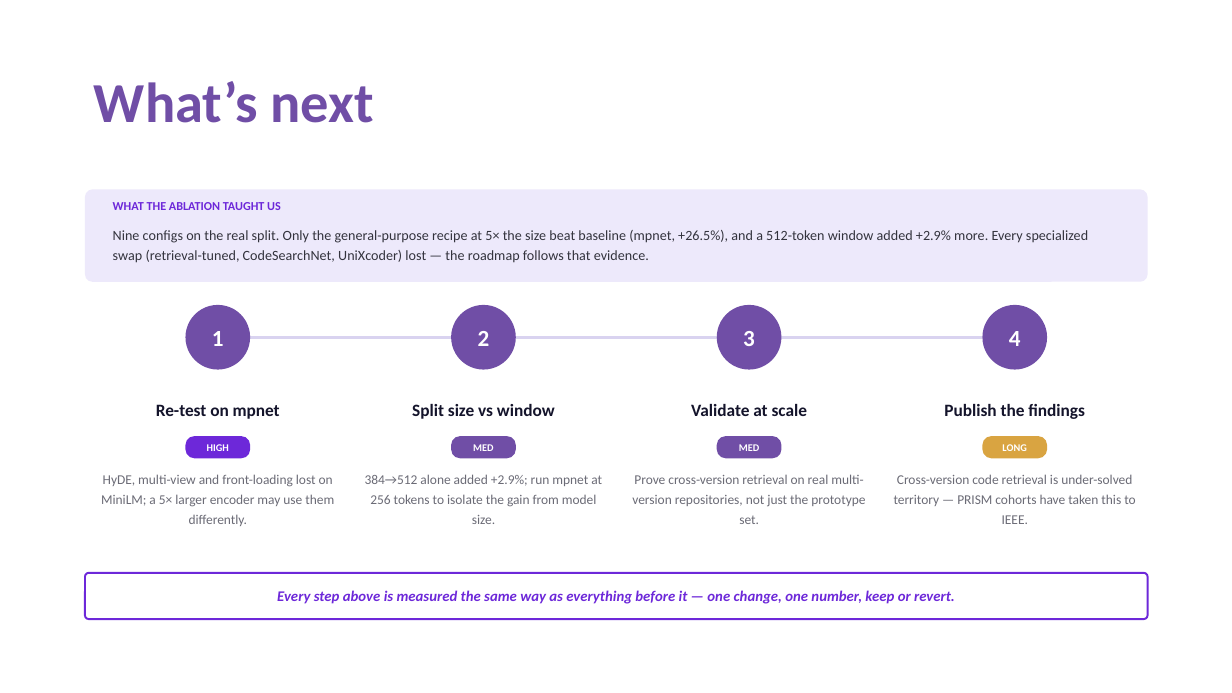
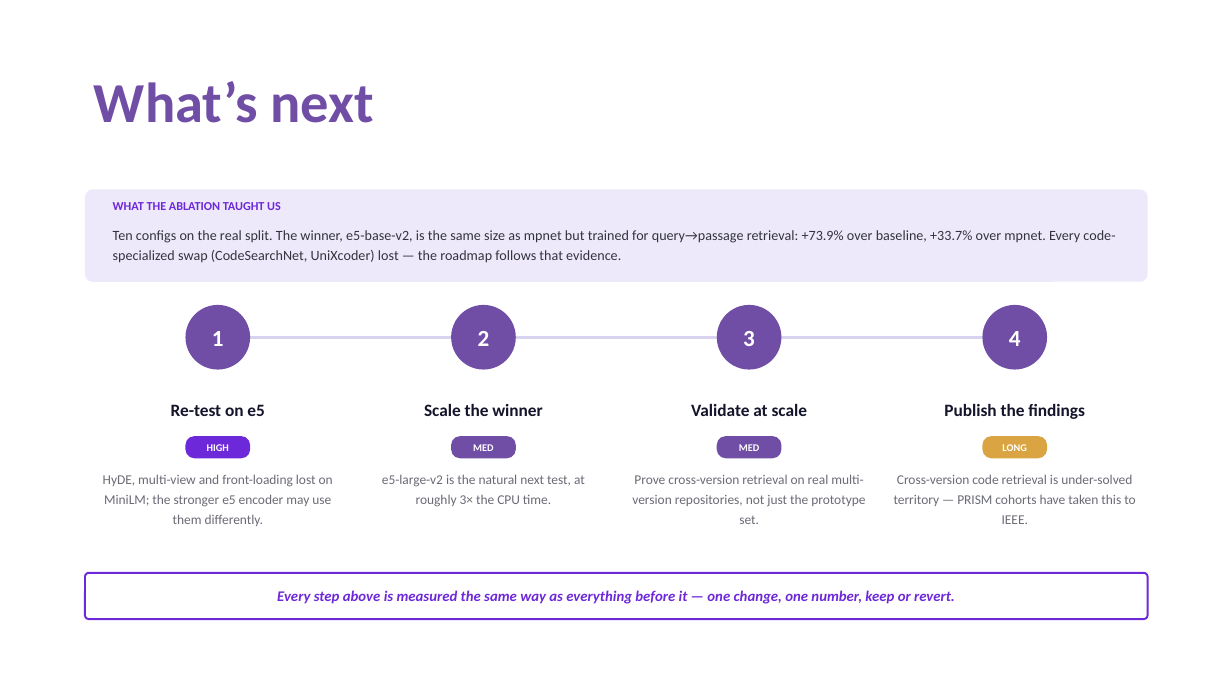
Before and after one commit to Ajha2005/samsung-prism, a slide deck: slide 9 of submission/Thapar_Trace_Submission_ppt.pptx. Drawn at 1232x693 pixels with LibreOffice and Linux fonts; fonts in the diff are those of the drawing. Boxes give left, top, right and bottom in pixels: in the first picture for what was removed or moved away, otherwise in the second. Text is boxed around its words. In the diff, an @@ line names an element or a change of style, - is before the commit and + after.

```diff
--- a/submission/Thapar_Trace_Submission_ppt.pptx
+++ b/submission/Thapar_Trace_Submission_ppt.pptx
@@ text at [113, 230, 1115, 263]: text changed @@
-Nine configs on the real split. Only the general-purpose recipe at 5× the size beat baseline (mpnet, +26.5%), and a 512-token window added +2.9% more. Every specialized swap (retrieval-tuned, CodeSearchNet, UniXcoder) lost — the roadmap follows that evidence.
+Ten configs on the real split. The winner, e5-base-v2, is the same size as mpnet but trained for query→passage retrieval: +73.9% over baseline, +33.7% over mpnet. Every code-specialized swap (CodeSearchNet, UniXcoder) lost — the roadmap follows that evidence.
@@ text at [171, 404, 264, 416]: text changed @@
-Re-test on mpnet
+Re-test on e5
@@ text at [424, 404, 542, 416]: text changed @@
-Split size vs window
+Scale the winner
@@ text at [103, 474, 333, 526]: text changed @@
-HyDE, multi-view and front-loading lost on MiniLM; a 5× larger encoder may use them differently.
+HyDE, multi-view and front-loading lost on MiniLM; the stronger e5 encoder may use them differently.
@@ text at [382, 474, 585, 506]: text changed @@
-384→512 alone added +2.9%; run mpnet at 256 tokens to isolate the gain from model size.
+e5-large-v2 is the natural next test, at roughly 3× the CPU time.
```
Also in this commit, not shown: 6 other slides changed, 1 other file.
